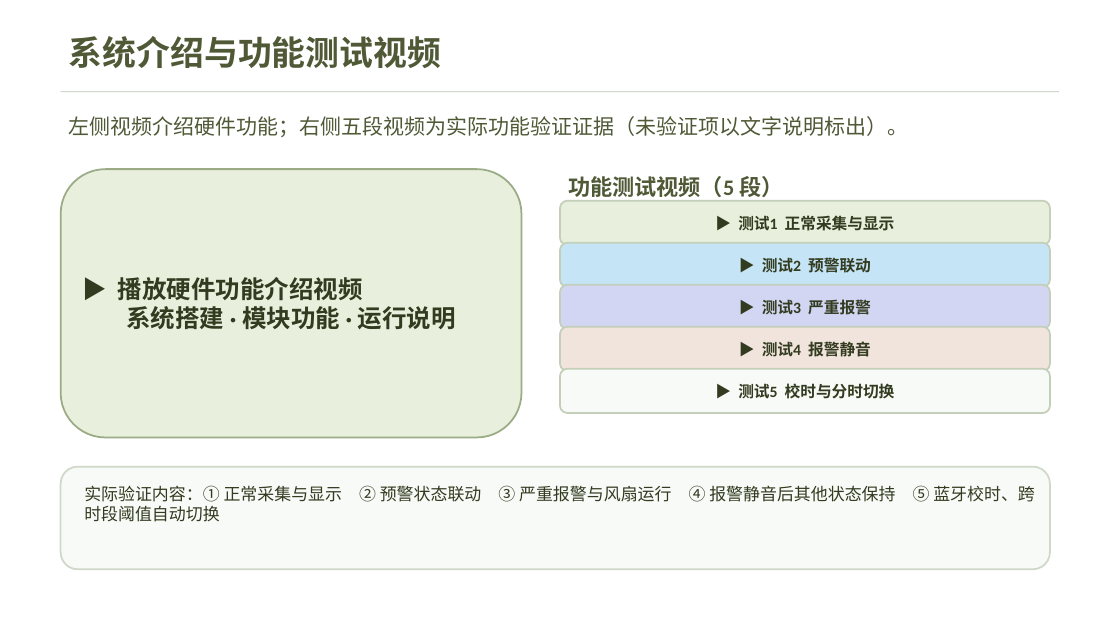
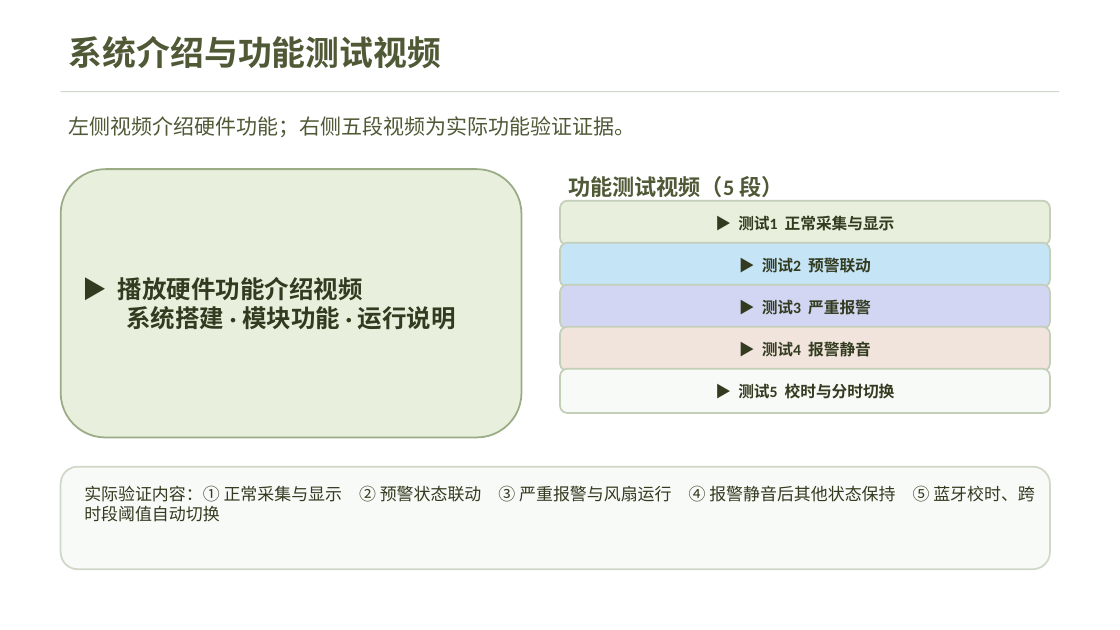
Before and after one commit to Ygreece/UNO_DHT22_OLED, a slide deck: slide 14 of docs/submission/室内大棚温湿度监测与风扇控制系统_答辩汇报_脱敏版.pptx (slide 13 before the commit). Drawn at 1120x630 pixels with LibreOffice and Linux fonts; fonts in the diff are those of the drawing. Boxes give left, top, right and bottom in pixels: in the first picture for what was removed or moved away, otherwise in the second. Text is boxed around its words. In the diff, an @@ line names an element or a change of style, - is before the commit and + after.

Commit message:
docs: 报告与PPT封面改为模板下划线填空，新增成员分工与硬件实物照片

```diff
--- a/docs/submission/室内大棚温湿度监测与风扇控制系统_答辩汇报_脱敏版.pptx
+++ b/docs/submission/室内大棚温湿度监测与风扇控制系统_答辩汇报_脱敏版.pptx
@@ text at (69, 116, 636, 137): text changed @@
-左侧视频介绍硬件功能；右侧五段视频为实际功能验证证据（未验证项以文字说明标出）。
+左侧视频介绍硬件功能；右侧五段视频为实际功能验证证据。
```
Also in this commit, not shown: 14 other slides changed, 1 slide added, 1 other file.
